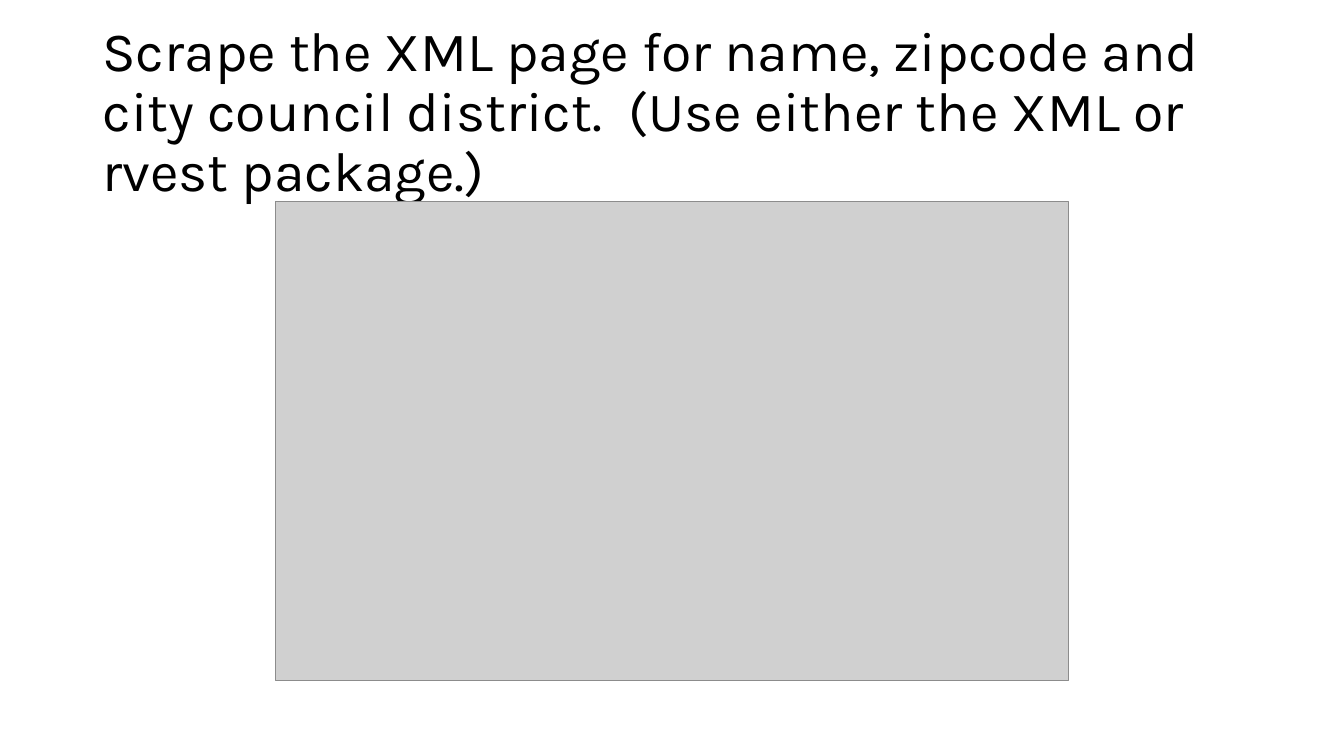
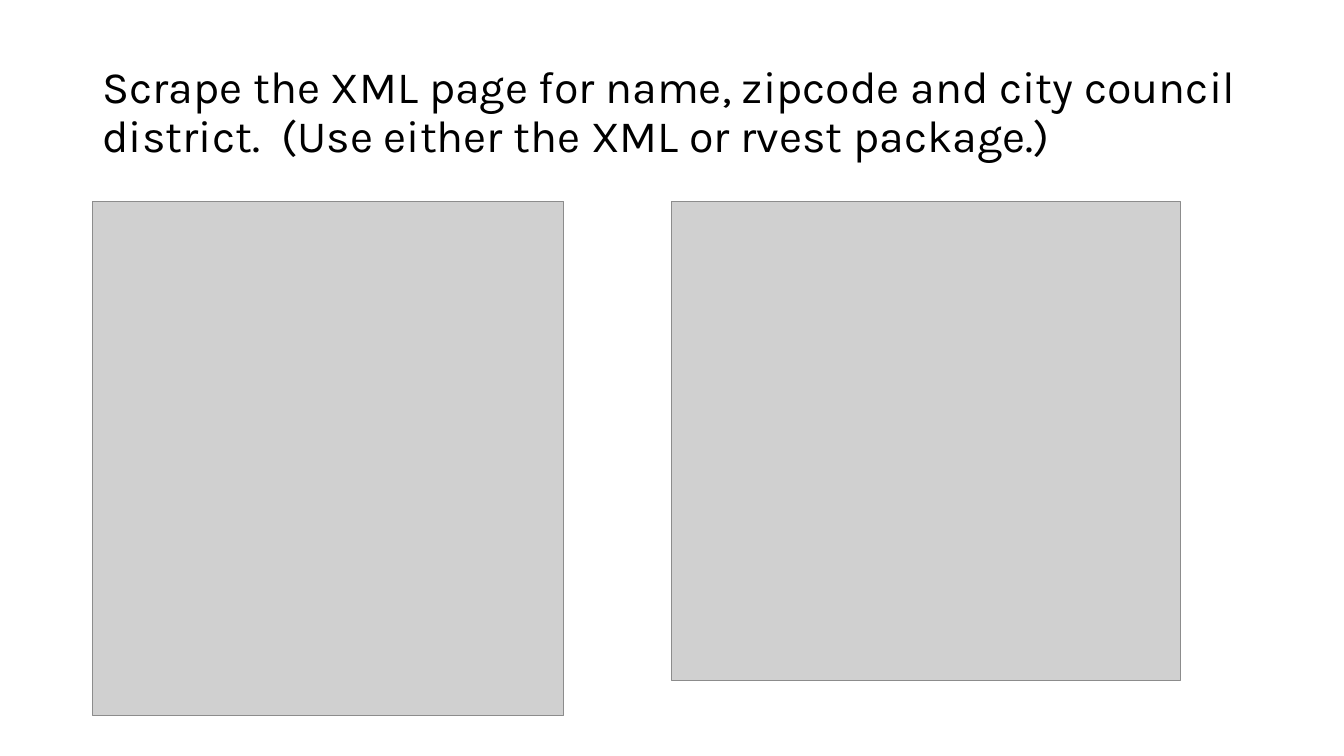
Before and after one commit to Iwestlauer/doing_data_science, a slide deck: slide 2 of Unit 4 Tidyverse/Isabella_Westlauer_FLS_Unit4.pptx. Drawn at 1344x756 pixels with LibreOffice and Linux fonts; fonts in the diff are those of the drawing; grey boxes stand for pictures. Boxes give left, top, right and bottom in pixels: in the first picture for what was removed or moved away, otherwise in the second. Text is boxed around its words. In the diff, an @@ line names an element or a change of style, - is before the commit and + after.

```diff
--- a/Unit 4 Tidyverse/Isabella_Westlauer_FLS_Unit4.pptx
+++ b/Unit 4 Tidyverse/Isabella_Westlauer_FLS_Unit4.pptx
@@ title "Scrape the XML page for ..." at [102, 72, 1235, 163]: size 39.6 to 32 pt @@
@@ picture added at [93, 202, 565, 716] @@
@@ picture: place and size @@
-picture at [275, 202, 1068, 682]
+picture at [673, 202, 1181, 682]
```
Also in this commit, not shown: 3 other slides changed, 1 slide added, 2 other files.
